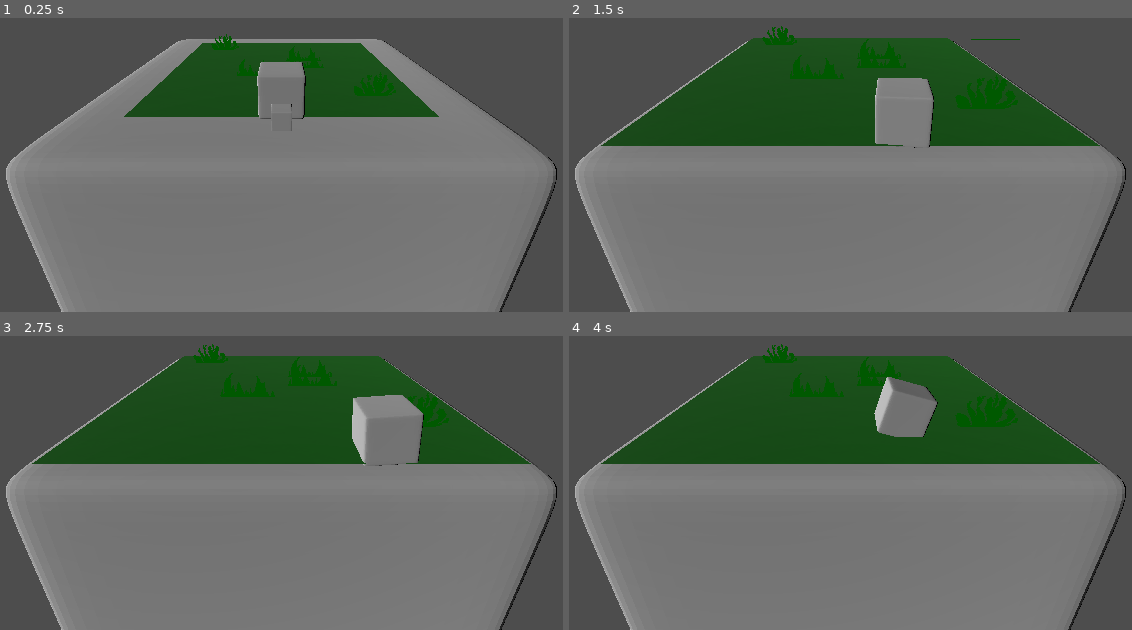
Above: before the commit, frames 1-4 (two rows, left to right).
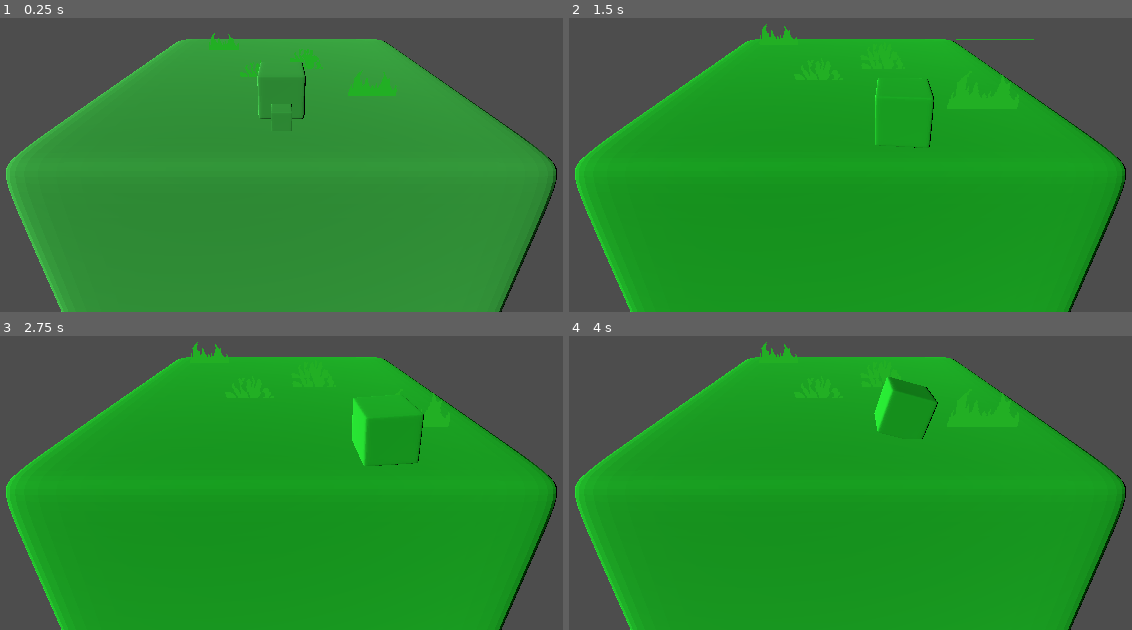
Above: after the commit, the same moments.

Repository: SomeSortOfSam/GMTKGameJam2022
Game: Godot game, scene res://World.tscn
The game is run twice, just before and just after one commit, with the same random seed, the same clock (stepped at 60 frames per second) and the same inputs.
Inputs:
- Up to frame 1 (0.25 s): no input
- Up to frame 2 (1.5 s): hold D (ui_right) 0.53-1.28 s; hold S (ui_down) from 1.28 s (still down)
- Up to frame 3 (2.75 s): tap Enter at 2 s; release S (ui_down) at 2.03 s; hold D (ui_right) from 2.03 s (still down)
- Up to frame 4 (4 s): release D (ui_right) at 2.78 s; hold W (ui_up) 2.78-3.53 s; hold A (ui_left) from 3.53 s (still down)

The runs differ from the first frame. In frame 1, 74% of the frame differs, in the area x 1-99%, y 5-100%; in frame 2, 74%, in the area x 1-99%, y 2-100%; in frame 3, 74%; in frame 4, 74%.

Commit message:
Implemented multiple biomes

Diff:
--- a/Cube.gd
+++ b/Cube.gd
@@ -1,6 +1,7 @@
 extends Node3D
 
 @onready var rotation_timer : Timer = $RotationTimer
+@onready var material : StandardMaterial3D = $Cube.mesh.surface_get_material(0)
 
 @export var time_to_rotate := .2
 @export var sides : Array[PackedScene]
@@ -9,8 +10,9 @@
 
 var target_rotation : Quaternion
 var target_color : Color
-var current_side_template : Node3D
-var current_side_index := 0
+var current_side_template : DiceSide
+var current_side_index := -1
+var aculatted_number := 0
 
 signal rotation_finished
 
@@ -19,19 +21,25 @@
 
 func _process(delta):
 	quaternion = quaternion.slerp(target_rotation,delta/time_to_rotate).normalized()
+	material.albedo_color = material.albedo_color.lerp(target_color,delta/time_to_rotate)
 
 func get_current_side_number() -> int:
 	return NORMALS_TO_NUMBERS[Vector3i(basis.z.round())];
 
 func get_next_side() -> Node3D:
-	if not current_side_template:
+	if (aculatted_number > 20 or not current_side_template) and len(sides) > current_side_index + 1:
+		current_side_index += 1
+		aculatted_number
 		current_side_template = sides[current_side_index].instantiate()
+		target_color = current_side_template.color
 	return current_side_template.duplicate()
 
 func prepare_current_side(direction: Vector2) -> Node3D:
 	var side = get_next_side()
 	if side.has_method("prepare_side"):
-		side.call_deferred("prepare_side",get_current_side_number(),direction)
+		var number = get_current_side_number()
+		side.call_deferred("prepare_side",number,direction)
+		aculatted_number += get_current_side_number()
 		connect("rotation_finished",side.on_cube_rotation_finished)
 		add_child(side)
 		side.global_rotation = Vector3.ZERO
--- a/Sides/DiceSide.gd
+++ b/Sides/DiceSide.gd
@@ -6,7 +6,7 @@
 @export var normal_pip_path : NodePath
 @export var danger_pip_path : NodePath
 @export_range(0.0,1.0,0.01) var danger_probibility : float
-@export var side_floor : NodePath
+@export var color : Color
 @export var blocked_path : NodePath
 
 const PIP_DICTONARY := [[Vector2.ZERO],[Vector2.ONE,-Vector2.ONE],[Vector2.ONE,-Vector2.ONE,Vector2.ZERO],[Vector2.ONE, …(192 unchanged characters)…
--- a/Sides/Grassland/Grassland.tscn
+++ b/Sides/Grassland/Grassland.tscn
@@ -1,49 +1,26 @@
-[gd_scene load_steps=10 format=3 uid="uid://e3t7iglp0ytt"]
+[gd_scene load_steps=5 format=3 uid="uid://e3t7iglp0ytt"]
 
 [ext_resource type="Script" path="res://Sides/DiceSide.gd" id="1_0v38q"]
 [ext_resource type="Texture2D" uid="uid://v5f3vkvybjb5" path="res://Sides/Grassland/Grass1.png" id="2_30203"]
 [ext_resource type="Texture2D" uid="uid://cwskp7oagbi1a" path="res://Sides/Grassland/Grass2.png" id="3_20m7e"]
 [ext_resource type="PackedScene" uid="uid://yhk1844cvdup" path="res://Player.tscn" id="4_4stil"]
 
-[sub_resource type="Gradient" id="Gradient_80a7o"]
-colors = PackedColorArray(0, 1, 0.160784, 1, 0.407843, 1, 0, 1)
-
-[sub_resource type="FastNoiseLite" id="FastNoiseLite_7kh1i"]
-metadata/_preview_in_3d_space_ = true
-
-[sub_resource type="NoiseTexture" id="NoiseTexture_x8h0d"]
-as_normal_map = true
-bump_strength = 0.9
-color_ramp = SubResource("Gradient_80a7o")
-noise = SubResource("FastNoiseLite_7kh1i")
-
-[sub_resource type="StandardMaterial3D" id="StandardMaterial3D_7dl8b"]
-albedo_color = Color(0, 0.847059, 0, 1)
-albedo_texture = SubResource("NoiseTexture_x8h0d")
-
-[sub_resource type="PlaneMesh" id="PlaneMesh_raaqn"]
-material = SubResource("StandardMaterial3D_7dl8b")
-size = Vector2(1.8, 1.8)
-
 [node name="Grassland" type="Node3D"]
 script = ExtResource("1_0v38q")
 normal_pip_path = NodePath("Grass")
 danger_pip_path = NodePath("Danger")
 danger_probibility = 0.1
-side_floor = NodePath("Floor")
-
-[node name="Floor" type="MeshInstance3D" parent="."]
-mesh = SubResource("PlaneMesh_raaqn")
+color = Color(0.145098, 1, 0.203922, 1)
 
 [node name="Grass" type="Sprite3D" parent="."]
 transform = Transform3D(0.5, 0, 0, 0, 0.5, 0, 0, 0, 0.5, 0, 0, 0)
 offset = Vector2(0, 32)
-modulate = Color(0, 0.34902, 0, 1)
+modulate = Color(0.145098, 0.686275, 0.152941, 1)
 billboard = 2
 double_sided = false
 alpha_cut = 1
 texture_filter = 0
-texture = ExtResource("2_30203")
+texture = ExtResource("3_20m7e")
 
 [node name="Danger" type="Node3D" parent="."]
 transform = Transform3D(0.5, 0, 0, 0, 0.5, 0, 0, 0, 0.5, 0, 0, 0)
@@ -51,31 +28,31 @@
 [node name="DangerGrass2" type="Sprite3D" parent="Danger"]
 transform = Transform3D(1, 0, 0, 0, 1, 0, 0, 0, 1, 0.4, 0, -0.4)
 offset = Vector2(0, 24)
-modulate = Color(0, 0.34902, 0, 1)
+modulate = Color(0.145098, 0.686275, 0.152941, 1)
 billboard = 2
 double_sided = false
 alpha_cut = 1
 texture_filter = 0
-texture = ExtResource("3_20m7e")
+texture = ExtResource("2_30203")
 
 [node name="DangerGrass4" type="Sprite3D" parent="Danger"]
 transform = Transform3D(1, 0, 0, 0, 1, 0, 0, 0, 1, 0.4, 0, 0)
 offset = Vector2(0, 24)
-modulate = Color(0, 0.34902, 0, 1)
+modulate = Color(0.145098, 0.686275, 0.152941, 1)
 billboard = 2
 double_sided = false
 alpha_cut = 1
 texture_filter = 0
-texture = ExtResource("3_20m7e")
+texture = ExtResource("2_30203")
 
 [node name="DangerGrass3" type="Sprite3D" parent="Danger"]
 transform = Transform3D(1, 0, 0, 0, 1, 0, 0, 0, 1, -0.4, 0, 0.4)
 offset = Vector2(0, 24)
-modulate = Color(0, 0.34902, 0, 1)
+modulate = Color(0.145098, 0.686275, 0.152941, 1)
 billboard = 2
 double_sided = false
 alpha_cut = 1
 texture_filter = 0
-texture = ExtResource("3_20m7e")
+texture = ExtResource("2_30203")
 
 [node name="Player" parent="Danger" instance=ExtResource("4_4stil")]
--- /dev/null
+++ b/Sides/Woods/Woods.tscn
@@ -0,0 +1,26 @@
+[gd_scene load_steps=4 format=3 uid="uid://b4sg1efngiymx"]
+
+[ext_resource type="Script" path="res://Sides/DiceSide.gd" id="1_xnl7i"]
+[ext_resource type="Texture2D" uid="uid://1yofh62vhwbt" path="res://Sides/Woods/Tree0.png" id="2_j1cg2"]
+[ext_resource type="PackedScene" uid="uid://yhk1844cvdup" path="res://Player.tscn" id="3_rh8ne"]
+
+[node name="Woods" type="Node3D"]
+script = ExtResource("1_xnl7i")
+normal_pip_path = NodePath("Pip")
+danger_pip_path = NodePath("DangerPip")
+danger_probibility = 0.2
+color = Color(0, 0.317647, 0.2, 1)
+
+[node name="Pip" type="Node3D" parent="."]
+
+[node name="Sprite3D" type="Sprite3D" parent="Pip"]
+offset = Vector2(0, 58)
+billboard = 2
+double_sided = false
+alpha_cut = 1
+texture_filter = 0
+texture = ExtResource("2_j1cg2")
+
+[node name="DangerPip" type="Node3D" parent="."]
+
+[node name="Player" parent="DangerPip" instance=ExtResource("3_rh8ne")]
--- a/World.tscn
+++ b/World.tscn
@@ -1,13 +1,14 @@
-[gd_scene load_steps=3 format=3 uid="uid://b2wegejhto57i"]
+[gd_scene load_steps=4 format=3 uid="uid://b2wegejhto57i"]
 
 [ext_resource type="PackedScene" uid="uid://6fpaqq10x0o7" path="res://Cube.tscn" id="1_ekfan"]
 [ext_resource type="PackedScene" uid="uid://e3t7iglp0ytt" path="res://Sides/Grassland/Grassland.tscn" id="2_4tivh"]
+[ext_resource type="PackedScene" uid="uid://b4sg1efngiymx" path="res://Sides/Woods/Woods.tscn" id="3_do84m"]
 
 [node name="Node3D" type="Node3D"]
 
 [node name="Cube" parent="." instance=ExtResource("1_ekfan")]
 transform = Transform3D(1, 0, 0, 0, 1, 0, 0, 0, 1, 0, -1.1, 0)
-sides = [ExtResource("2_4tivh")]
+sides = [ExtResource("2_4tivh"), ExtResource("3_do84m")]
 
 [node name="Camera3D" type="Camera3D" parent="."]
 transform = Transform3D(1, 0, 0, 0, 0.927184, 0.374607, 0, -0.374607, 0.927184, 0, 0.5, 1.8)
Binary file added: Sides/Grassland/Grass3.png
Not shown, added: Sides/Grassland/Grass3.png.import
Binary file added: Sides/Woods/Tree0.png
Not shown, added: Sides/Woods/Tree0.png.import
Binary file added: Sides/Woods/Tree0png.aseprite
